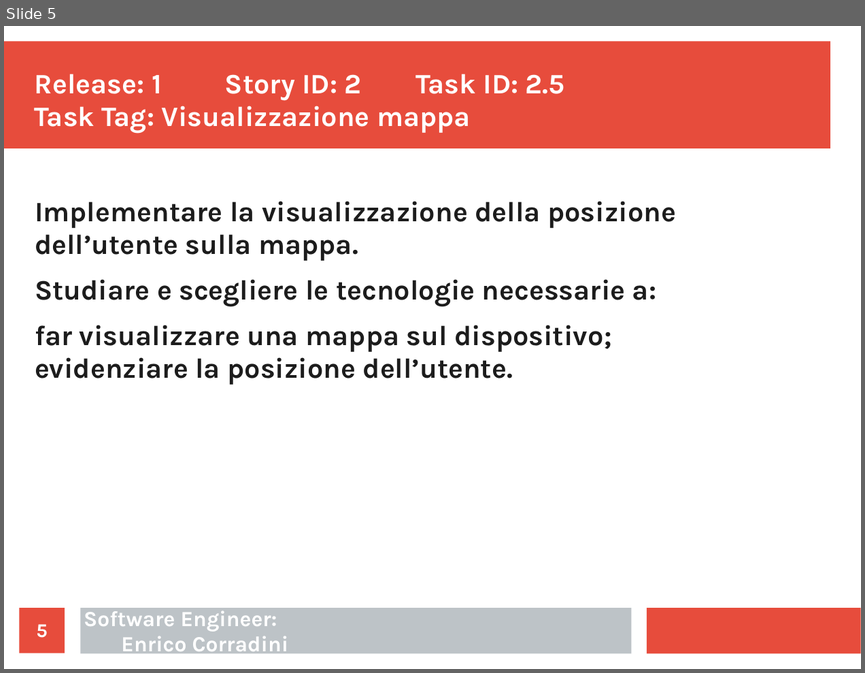
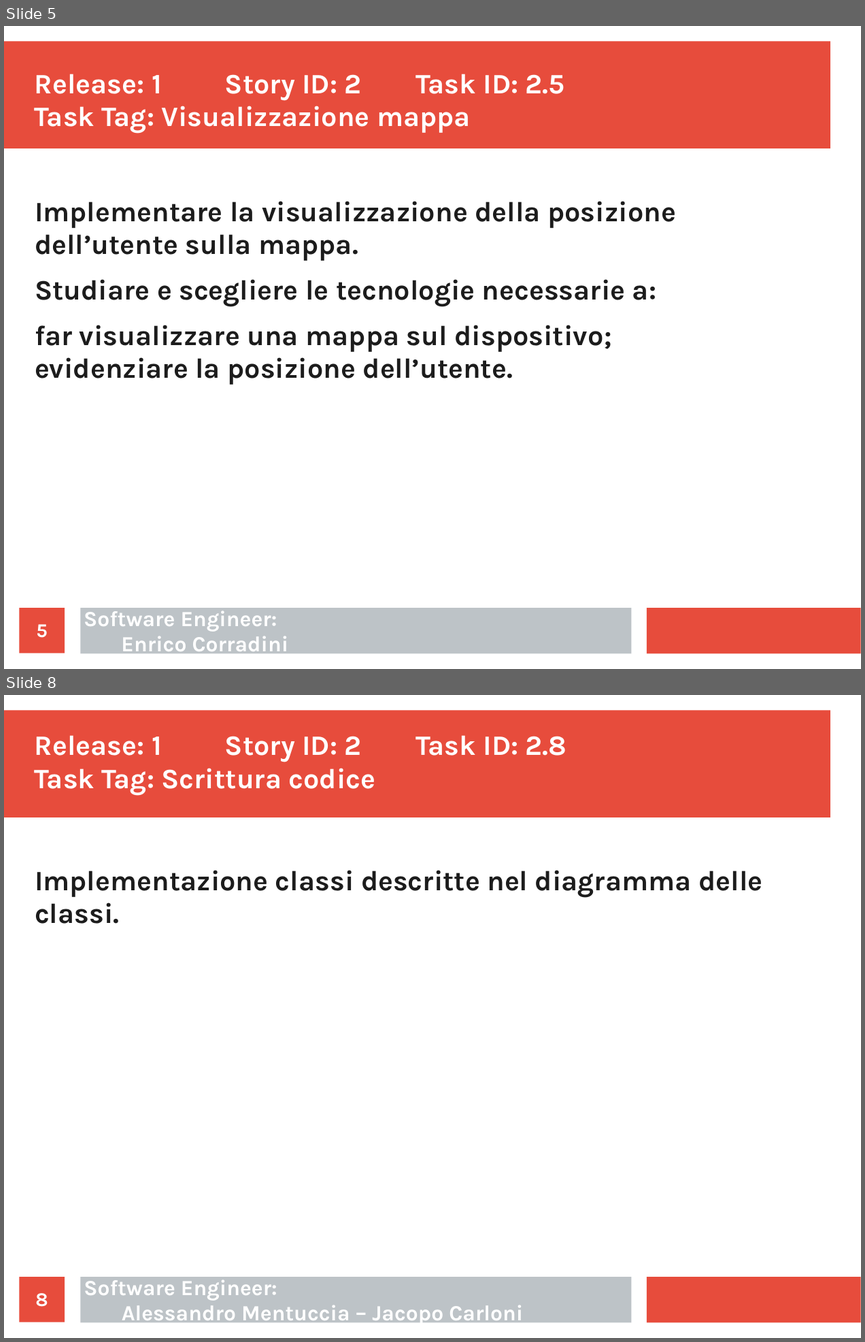
Before and after one commit to ecorradini/ProgettoIDS, a slide deck: AnalisiRequisiti/Task/UT2/TaskGestioneMappeClient.ppt. Shown one above the other, each under a label of ours: slide 5 before the commit, slides 5 and 8 after it; the slides between them are not shown. The pictures are 865x673 and 865x1342 pixels, drawn with LibreOffice and Linux fonts; fonts in the diff are those of the drawing. Boxes give left, top, right and bottom in pixels: in the first picture for what was removed or moved away, otherwise in the second. Text is boxed around its words. In the diff, an @@ line names an element or a change of style, - is before the commit and + after.

Commit message:
task ut3 conclusi

```diff
--- a/AnalisiRequisiti/Task/UT2/TaskGestioneMappeClient.ppt
+++ b/AnalisiRequisiti/Task/UT2/TaskGestioneMappeClient.ppt
@@ slide 8 added at [4, 695, 861, 1338], background #FFFFFF; not listed: 3 template elements that a slide beside it also shows @@
@@ text added at [35, 735, 566, 789], 26 pt, text #FFFFFF, bold @@
+Release: 1 Story ID: 2 Task ID: 2.8
+Task Tag: Scrittura codice
@@ text added at [35, 870, 762, 923], 26 pt, text #1C1C1C, bold @@
+Implementazione classi descritte nel diagramma delle classi.
@@ page number added at [20, 1276, 65, 1322], fill #E74C3C, 18 pt, text #FFFFFF, bold @@
+8
@@ text added at [84, 1275, 523, 1325], 20 pt, text #FFFFFF, bold @@
+Software Engineer:
+Alessandro Mentuccia – Jacopo Carloni
```
Also in this commit, not shown: 3 slides changed, 1 other slide added, 1 slide removed, 1 other file.
